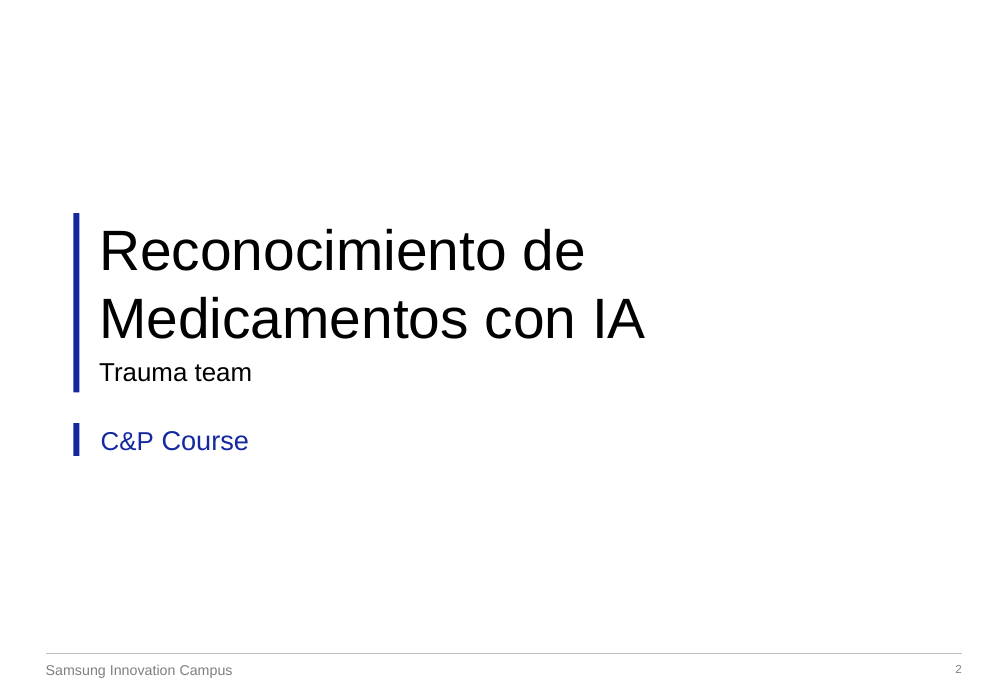
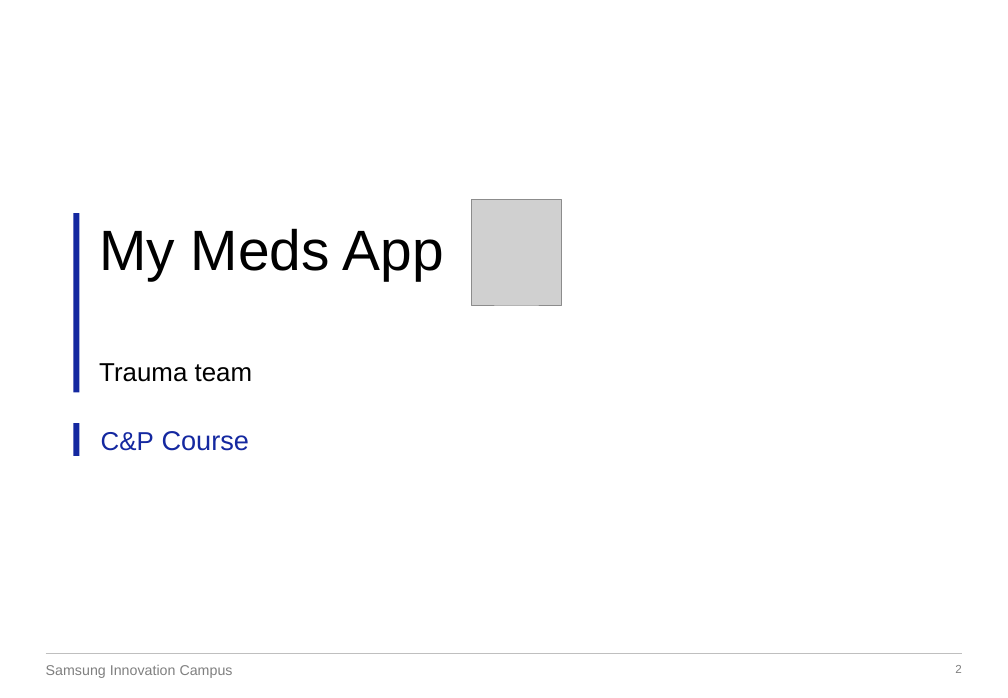
Before and after one commit to Moisinho/Proyecto-IA-Samsung, a slide deck: slide 2 of Reconocimiento de Medicamentos con IA.pptx. Drawn at 1008x698 pixels with LibreOffice and Linux fonts; fonts in the diff are those of the drawing; grey boxes stand for pictures; background and template pictures are left out. Boxes give left, top, right and bottom in pixels: in the first picture for what was removed or moved away, otherwise in the second. Text is boxed around its words. In the diff, an @@ line names an element or a change of style, - is before the commit and + after.

```diff
--- a/Reconocimiento de Medicamentos con IA.pptx
+++ b/Reconocimiento de Medicamentos con IA.pptx
@@ picture added at (472,200,562,305) @@
@@ text at (99,228,444,280): text changed @@
-Reconocimiento de Medicamentos con IA
+My Meds App
```
Also in this commit, not shown: 5 other slides changed, 3 slides added, 5 slides removed, 5 other files.
